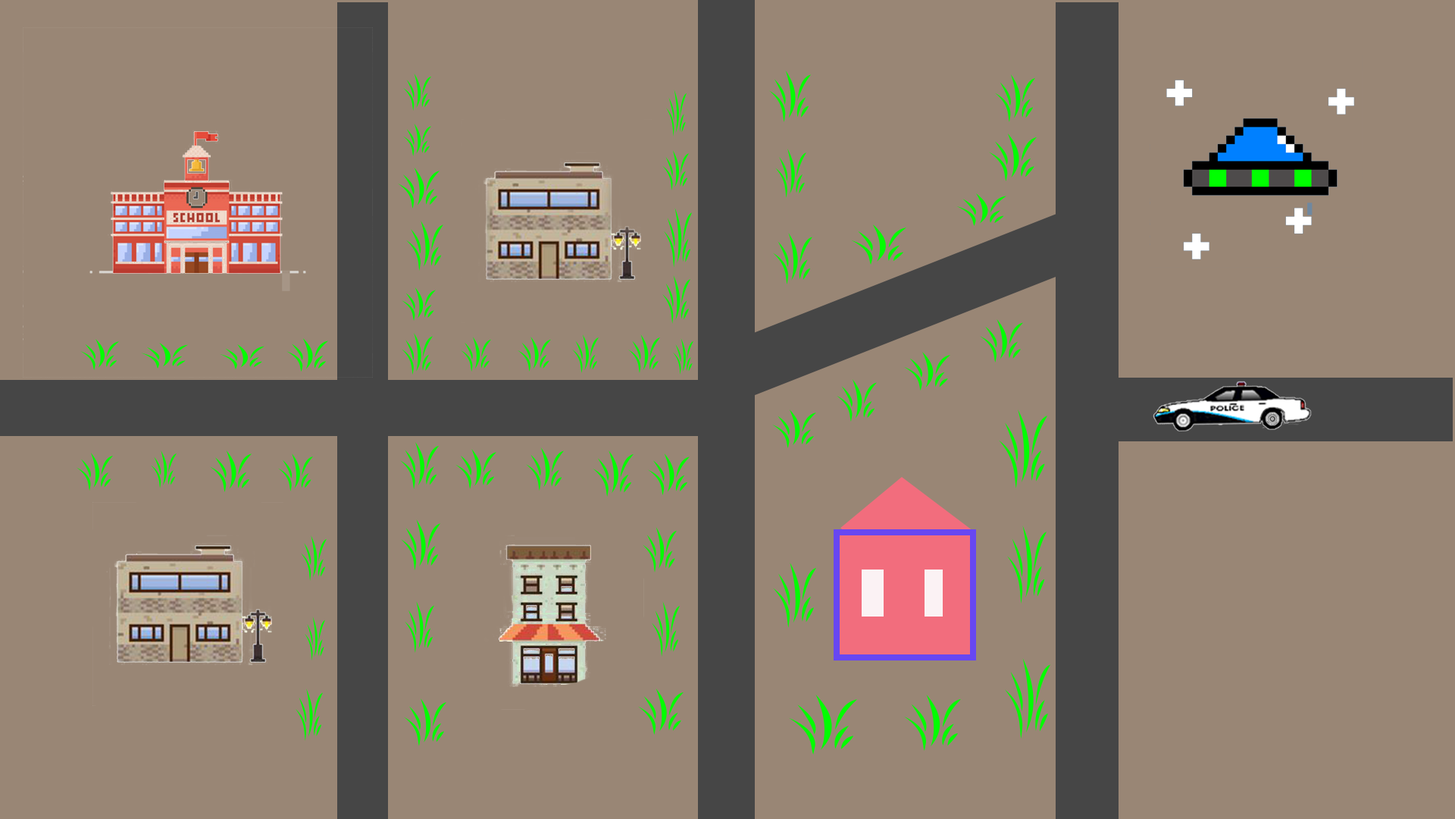
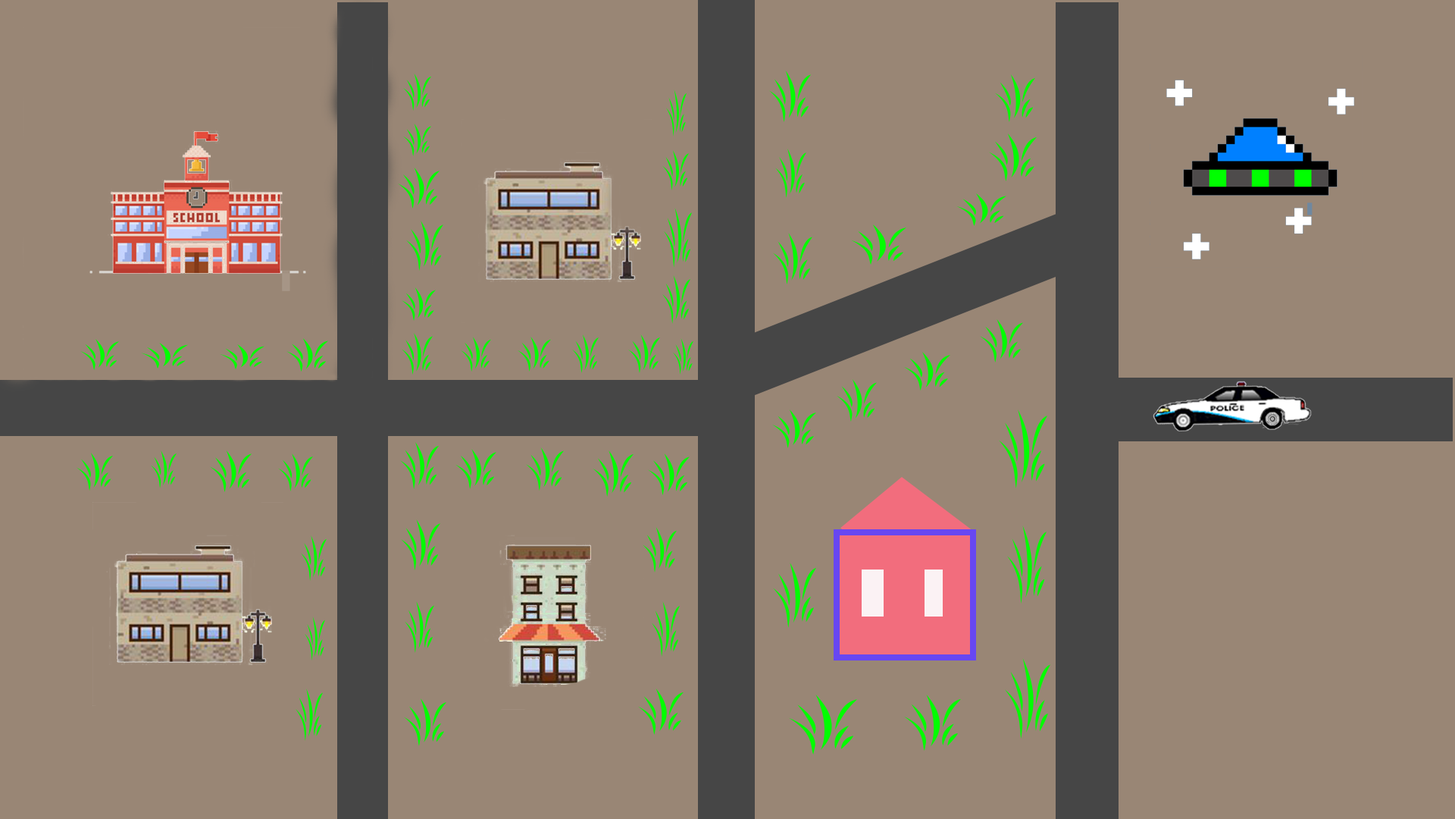
Layers edited between the first and the second 1455 x 819 image:
painted on "Rectangle 10" over [0, 0, 645, 617]
